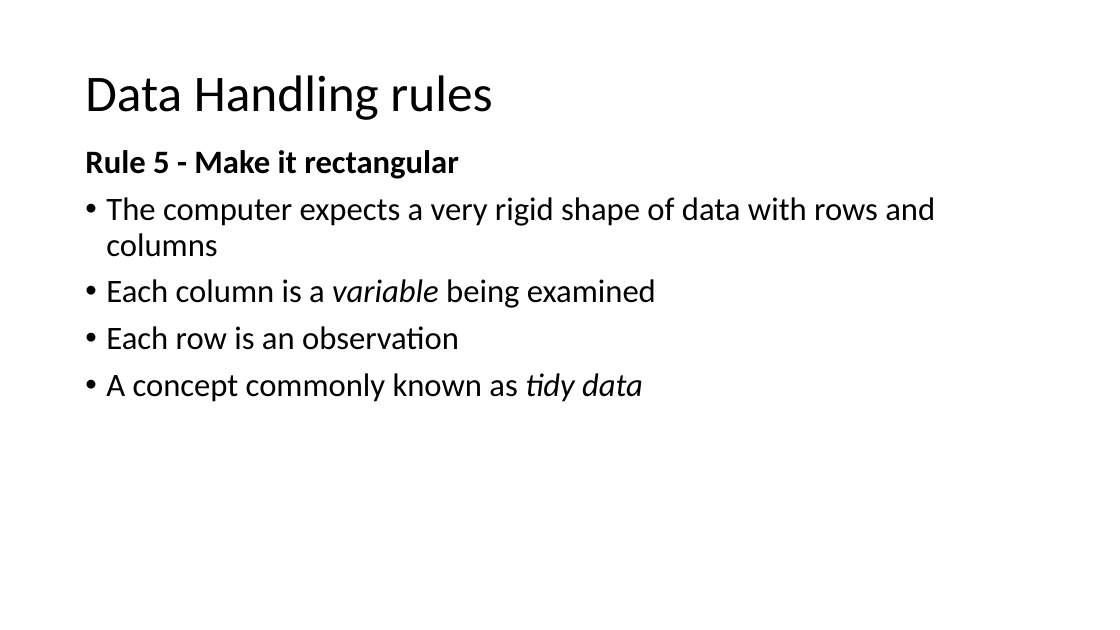
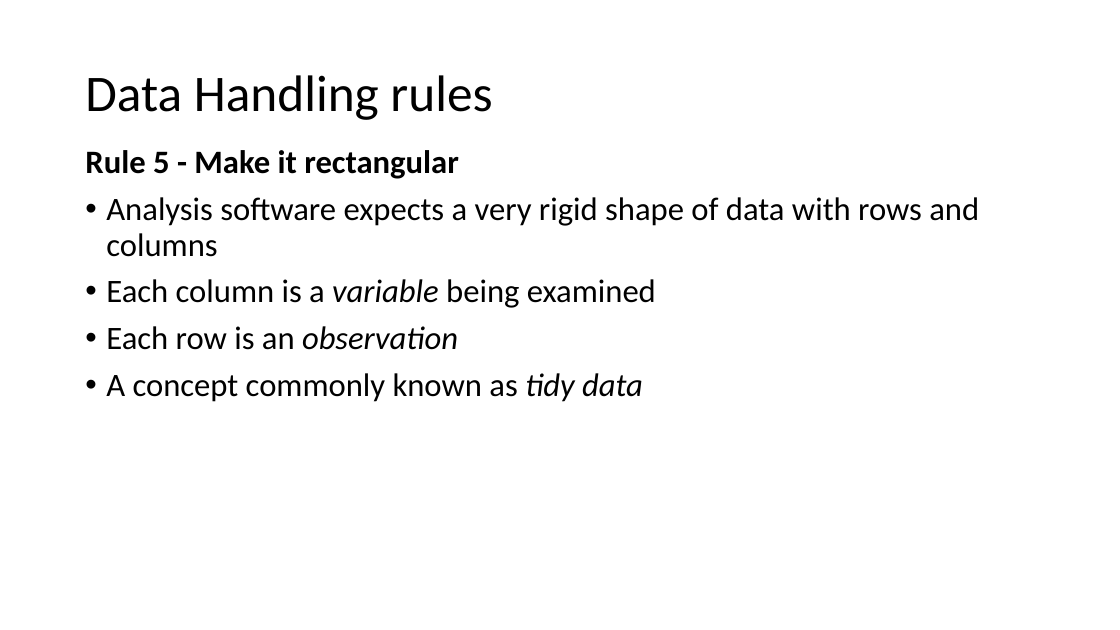
Before and after one commit to bioinformatics-core-shared-training/Managing-your-research-data, a slide deck: slide 20 of data_formatting.pptx (slide 19 before the commit). Drawn at 1120x630 pixels with LibreOffice and Linux fonts; fonts in the diff are those of the drawing; background and template pictures are left out. Boxes give left, top, right and bottom in pixels: in the first picture for what was removed or moved away, otherwise in the second. Text is boxed around its words. In the diff, an @@ line names an element or a change of style, - is before the commit and + after.

```diff
--- a/data_formatting.pptx
+++ b/data_formatting.pptx
@@ text at (106, 197, 979, 257): text changed @@
-• The computer expects a very rigid shape of data with rows and columns
+• Analysis software expects a very rigid shape of data with rows and columns
@@ text at (106, 326, 458, 350): italic on in "observation" @@
```
Also in this commit, not shown: 1 other slide changed, 1 slide added, 1 other file.
